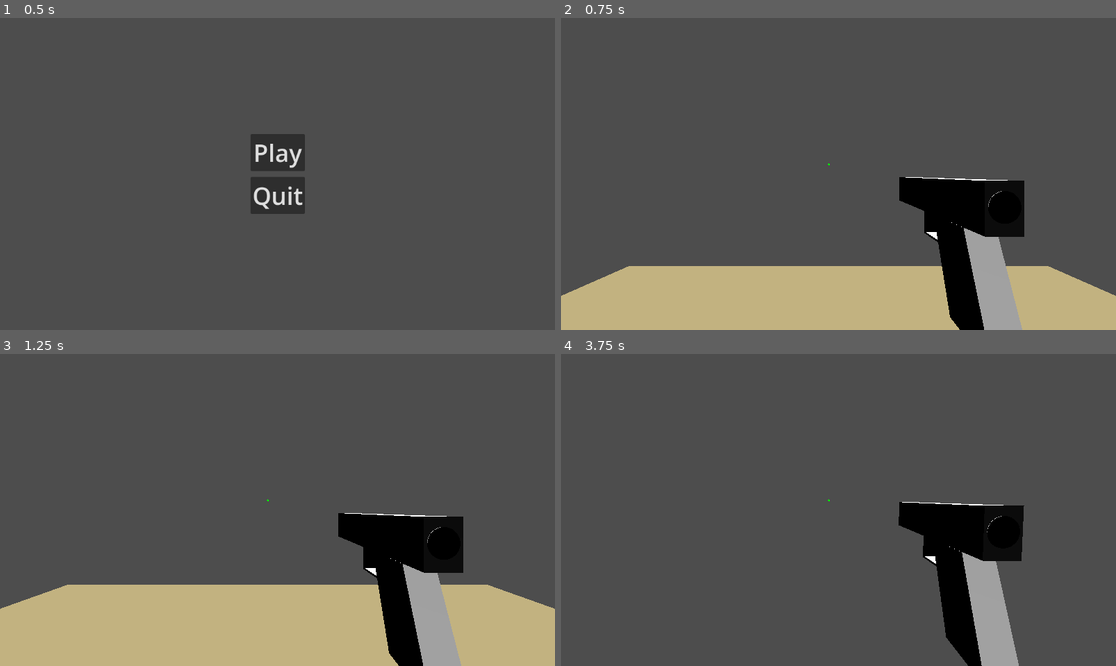
Above: before the commit, frames 1-4 (two rows, left to right).
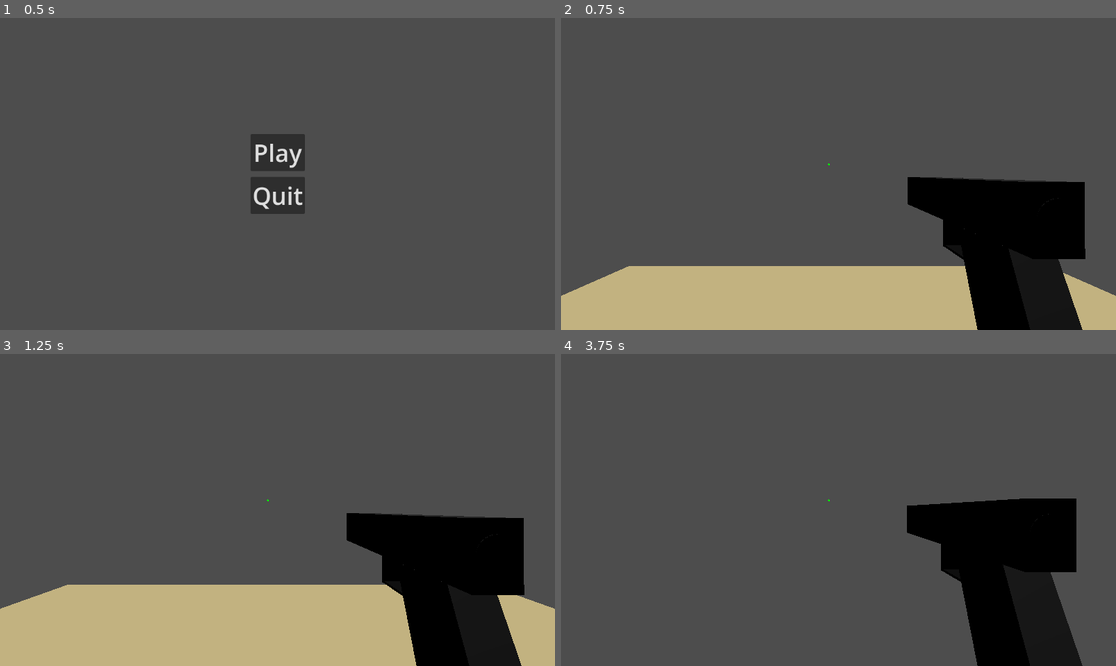
Above: after the commit, the same moments.

Repository: GazizVR/special-shot
Game: Godot game, scene res://scenes/Menu.tscn
Two runs of this game, one before a commit and one after it. Both use one fixed random seed, a clock stepped at 60 frames per second and the inputs below. Before the commit the project starts from res://scenes/menu.tscn.
Inputs (mouse positions are in pixels of both pictures, inside the frame that each line leads up to):
- Up to frame 1 (0.5 s): no input
- Up to frame 2 (0.75 s): click "Play" at 0.5 s
- Up to frame 3 (1.25 s): no input
- Up to frame 4 (3.75 s): move the mouse to (866, 510) at 1.27 s; press the mouse at (866, 510) at 1.28 s; hold W (walk_forward) from 1.28 s (still down); move the mouse to (810, 510) at 2.02 s; release the mouse at (810, 510) at 2.03 s; click (810, 510) at 2.1 s; move the mouse to (849, 503) at 2.77 s; press the mouse at (849, 503) at 2.78 s; tap Enter at 3.5 s; move the mouse to (832, 516) at 3.52 s; release the mouse at (832, 516) at 3.53 s; click (832, 516) at 3.6 s

Frame 1 is identical in both runs. In frame 2, 8.9% of the frame differs, in the area x 60-95%, y 51-100%; in frame 3, 8.9%; in frame 4, 9.5%, in the area x 60-94%, y 46-100%.

Commit message:
gun: переименование с glock to Gun и ремодель

Diff:
--- /dev/null
+++ b/scenes/Bullet.tscn
@@ -0,0 +1,14 @@
+[gd_scene format=3 uid="uid://ulnt8khld6xx"]
+
+[ext_resource type="PackedScene" uid="uid://b0t43bhmpy62c" path="res://models/Bullet.glb" id="1_hf8mt"]
+
+[sub_resource type="CapsuleShape3D" id="CapsuleShape3D_h1aey"]
+
+[node name="Bullet" type="Area3D" unique_id=1370444440]
+
+[node name="CollisionShape3D" type="CollisionShape3D" parent="." unique_id=864656437]
+transform = Transform3D(1, 0, 0, 0, 1, 0, 0, 0, 1, 0, 0.3, 0)
+shape = SubResource("CapsuleShape3D_h1aey")
+
+[node name="Bullet" parent="." unique_id=2130489965 instance=ExtResource("1_hf8mt")]
+transform = Transform3D(0.5, 0, 0, 0, 0.5, 0, 0, 0, 0.5, 0, 0, 0)
--- a/scenes/game.tscn
+++ b/scenes/Game.tscn
@@ -1,9 +1,9 @@
 [gd_scene format=3 uid="uid://dehmeu5kji8hw"]
 
-[ext_resource type="Script" uid="uid://jj53ghke28ne" path="res://scripts/game.gd" id="1_lbhrr"]
-[ext_resource type="PackedScene" uid="uid://b8oxkj8oidru1" path="res://scenes/player.tscn" id="1_uwrxv"]
-[ext_resource type="Script" uid="uid://c361cv3uh8km8" path="res://scripts/pause.gd" id="2_yqjtg"]
-[ext_resource type="Script" uid="uid://cjlj2lm1xcx6a" path="res://scripts/aim.gd" id="3_lnu2h"]
+[ext_resource type="Script" uid="uid://jj53ghke28ne" path="res://scripts/game.gd" id="1_78awf"]
+[ext_resource type="PackedScene" uid="uid://b8oxkj8oidru1" path="res://scenes/Player.tscn" id="2_s0nni"]
+[ext_resource type="Script" uid="uid://c361cv3uh8km8" path="res://scripts/pause.gd" id="3_aug50"]
+[ext_resource type="Script" uid="uid://cjlj2lm1xcx6a" path="res://scripts/aim.gd" id="4_kiw3p"]
 
 [sub_resource type="BoxShape3D" id="BoxShape3D_8cj0n"]
 
@@ -29,7 +29,7 @@
 [node name="DirectionalLight3D" type="DirectionalLight3D" parent="." unique_id=227133486]
 transform = Transform3D(1, 0, 0, 0, -4.371139e-08, 1, 0, -1, -4.371139e-08, 0, 8.49139, 0)
 
-[node name="Player" parent="." unique_id=457187399 instance=ExtResource("1_uwrxv")]
+[node name="Player" parent="." unique_id=457187399 instance=ExtResource("2_s0nni")]
 transform = Transform3D(1, 0, 0, 0, 1, 0, 0, 0, 1, 0, 2, 0)
 
 [node name="GUI" type="CanvasLayer" parent="." unique_id=2086990315]
--- /dev/null
+++ b/scenes/Gun.tscn
@@ -0,0 +1,10 @@
+[gd_scene format=3 uid="uid://dfgm1lnq7yylj"]
+
+[ext_resource type="Script" uid="uid://dtdt2yixti8f2" path="res://scripts/glock.gd" id="1_ljf13"]
+[ext_resource type="PackedScene" uid="uid://bcslj1xxa88ab" path="res://models/Gun.glb" id="2_h5px7"]
+
+[node name="Gun" type="Node3D" unique_id=1689518192]
+script = ExtResource("1_ljf13")
+
+[node name="Model" parent="." unique_id=353164268 instance=ExtResource("2_h5px7")]
+transform = Transform3D(-4.371139e-08, 0, -1, 0, 1, 0, 1, 0, -4.371139e-08, 0, 0, 0)
--- a/scenes/glock.tscn
+++ /dev/null
@@ -1,10 +0,0 @@
-[gd_scene format=3 uid="uid://dfgm1lnq7yylj"]
-
-[ext_resource type="Script" uid="uid://dtdt2yixti8f2" path="res://scripts/glock.gd" id="1_bwknr"]
-[ext_resource type="PackedScene" uid="uid://cwlrr02m4xifr" path="res://models/Glock.glb" id="1_iy1he"]
-
-[node name="glock" type="Node3D" unique_id=1689518192]
-script = ExtResource("1_bwknr")
-
-[node name="Model" parent="." unique_id=424071149 instance=ExtResource("1_iy1he")]
-transform = Transform3D(-4.371139e-08, 0, -1, 0, 1, 0, 1, 0, -4.371139e-08, 0, 0, 0)
--- a/scripts/game.gd
+++ b/scripts/game.gd
@@ -1,6 +1,6 @@
 extends Node3D
 
 func _ready() -> void:
-	var gun_scene = preload("res://scenes/glock.tscn")
+	var gun_scene = preload("res://scenes/Gun.tscn")
 	var gun_node = gun_scene.instantiate()
 	$Player/Hand.add_child(gun_node)
--- a/scripts/menu.gd
+++ b/scripts/menu.gd
@@ -2,7 +2,7 @@
 
 
 func _on_play_btn_pressed() -> void:
-	get_tree().change_scene_to_file("res://scenes/game.tscn")
+	get_tree().change_scene_to_file("res://scenes/Game.tscn")
 
 
 func _on_quit_btn_pressed() -> void:
--- a/scripts/pause.gd
+++ b/scripts/pause.gd
@@ -32,4 +32,4 @@
 	$PauseBG.visible = false
 	$PauseCnt.visible = false
 	Input.mouse_mode = Input.MOUSE_MODE_VISIBLE
-	get_tree().change_scene_to_file("res://scenes/menu.tscn")
+	get_tree().change_scene_to_file("res://scenes/Menu.tscn")
--- a/scripts/player.gd
+++ b/scripts/player.gd
@@ -5,8 +5,14 @@
 func _input(event: InputEvent) -> void:
 	if event is InputEventMouseMotion:
 		rotate_y(-event.relative.x*mouseSensetivity)
+		var vertical_rotaion = event.relative.y*mouseSensetivity
+		$Hand.rotation.x = clamp(
+			$Hand.rotation.x+vertical_rotaion,
+			deg_to_rad(-60),
+			deg_to_rad(60)
+		)
 		$Camera.rotation.x = clamp(
-			$Camera.rotation.x-event.relative.y*mouseSensetivity,
+			$Camera.rotation.x-vertical_rotaion,
 			deg_to_rad(-60),
 			deg_to_rad(60)
 		)
Binary file added: models/Bullet.glb
Not shown, changed: models/Bullet.glb.import
Binary file removed: models/Glock.glb
Binary file added: models/Gun.glb
Not shown, added: models/Gun.glb.import
Not shown: 3 places in scenes/Game.tscn that only renumber resources
Renamed: scenes/menu.tscn -> scenes/Menu.tscn
Renamed: scenes/player.tscn -> scenes/Player.tscn
